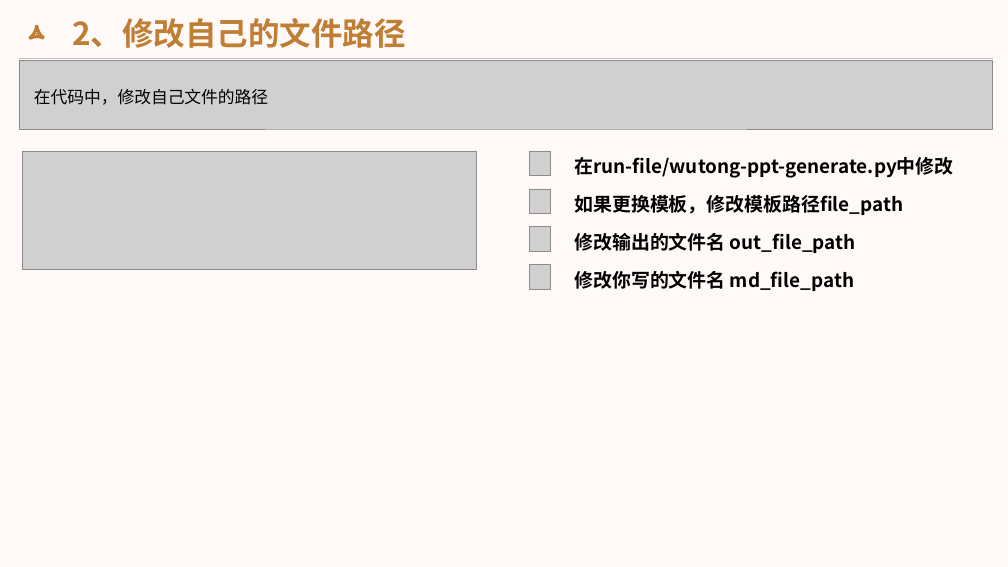
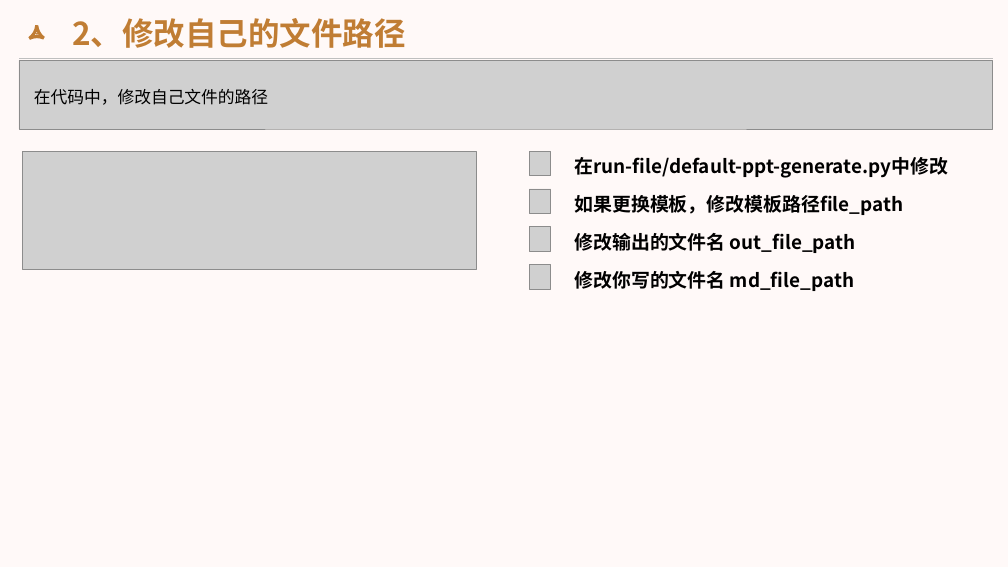
Before and after one commit to sijing233/ppt-generator, a slide deck: slide 19 of out-print/readme.pptx. Drawn at 1008x567 pixels with LibreOffice and Linux fonts; fonts in the diff are those of the drawing; grey boxes stand for pictures; background and template pictures are left out. Boxes give left, top, right and bottom in pixels: in the first picture for what was removed or moved away, otherwise in the second. Text is boxed around its words. In the diff, an @@ line names an element or a change of style, - is before the commit and + after.

Commit message:
制作二进制文件

```diff
--- a/out-print/readme.pptx
+++ b/out-print/readme.pptx
@@ text at [574, 157, 948, 178]: text changed @@
-在run-file/wutong-ppt-generate.py中修改
+在run-file/default-ppt-generate.py中修改
```
Also in this commit, not shown: 3 other slides changed, 47 other files.
